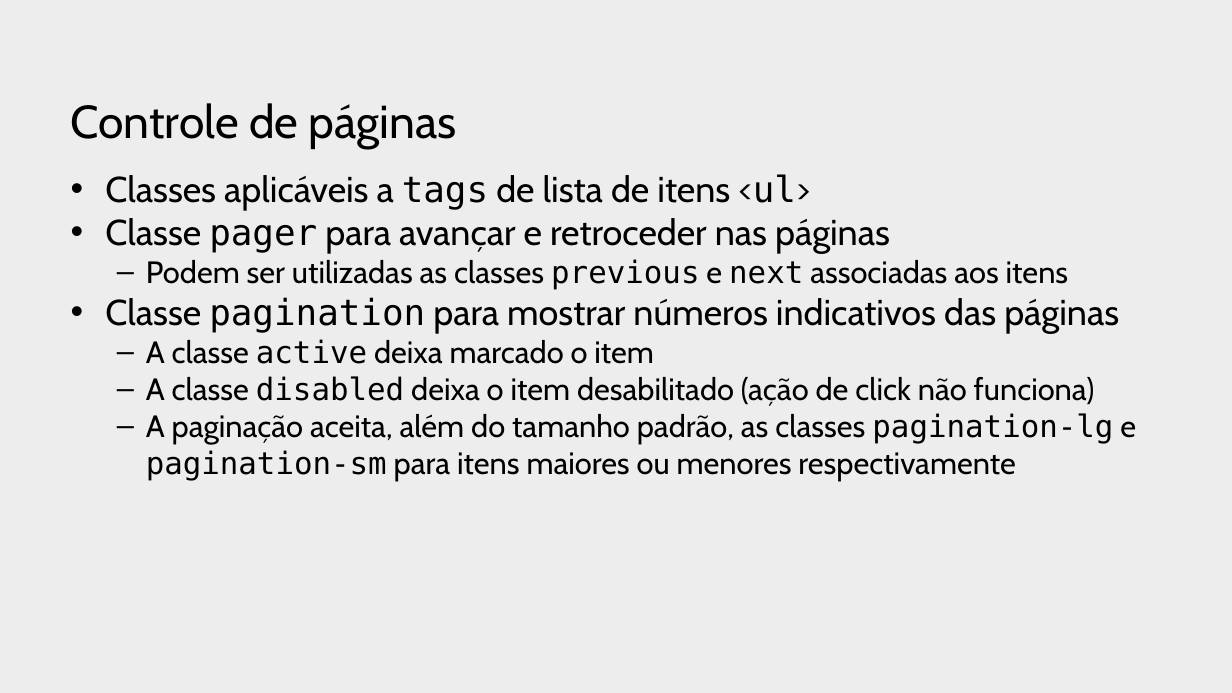
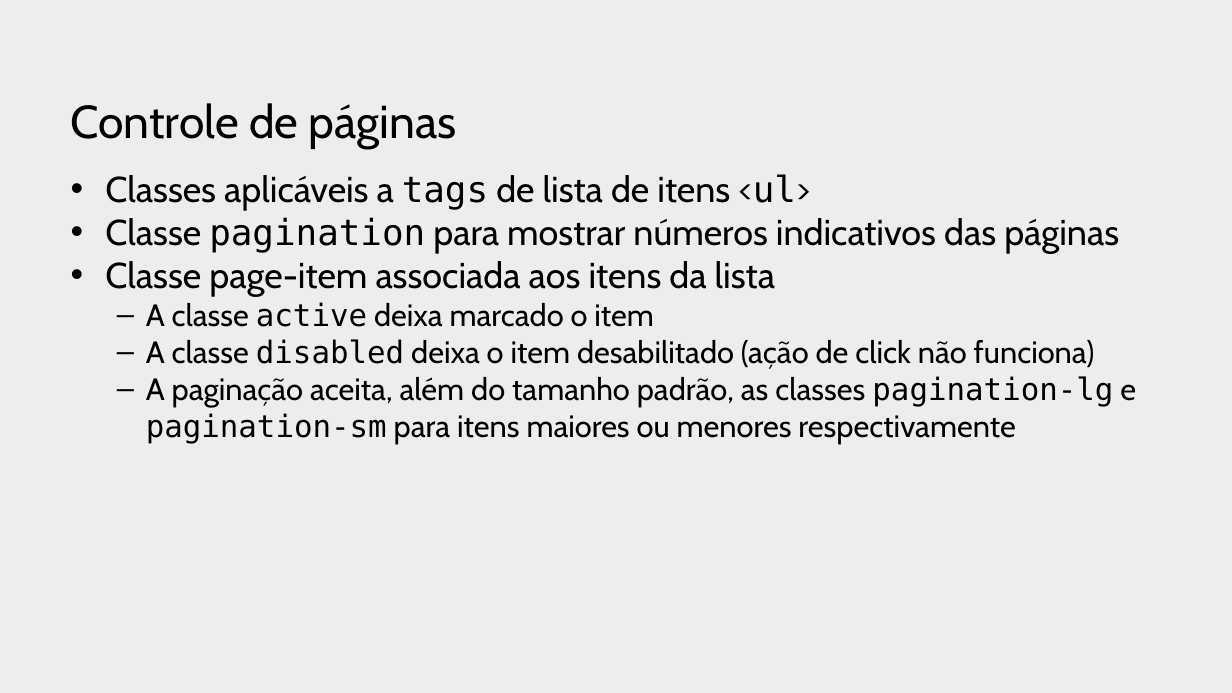
Before and after one commit to profJulioMomente/LTP2_3SI, a slide deck: slide 21 of 2018/2018.05.08-TheFoundations-BootStrap.pptx (slide 22 before the commit). Drawn at 1232x693 pixels with LibreOffice and Linux fonts; fonts in the diff are those of the drawing; background and template pictures are left out. Boxes give left, top, right and bottom in pixels: in the first picture for what was removed or moved away, otherwise in the second. Text is boxed around its words. In the diff, an @@ line names an element or a change of style, - is before the commit and + after.

```diff
--- a/2018/2018.05.08-TheFoundations-BootStrap.pptx
+++ b/2018/2018.05.08-TheFoundations-BootStrap.pptx
@@ text at [105, 218, 1069, 290]: paragraphs removed @@
-• Classe pager para avançar e retroceder nas páginas
-  – Podem ser utilizadas as classes previous e next associadas aos itens
@@ text at [105, 261, 775, 297]: paragraph added @@
+• Classe page-item associada aos itens da lista
```
Also in this commit, not shown: 8 other slides changed, 2 slides added, 1 slide removed, 11 other files.
